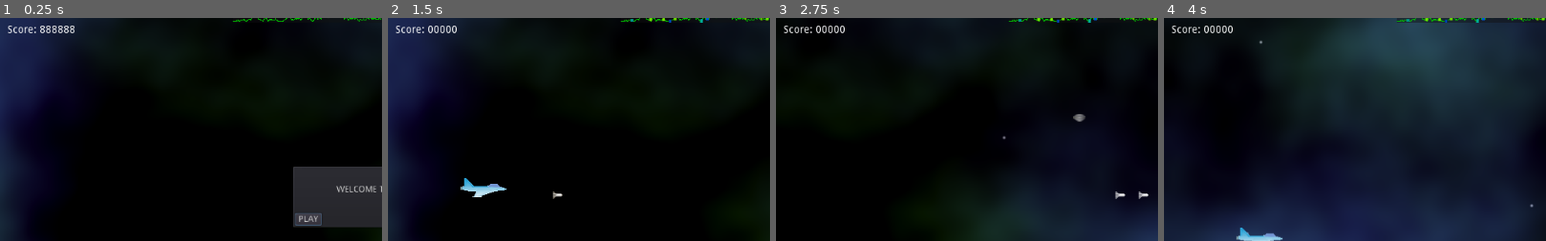
Above: before the commit, frames 1-4 (left to right).
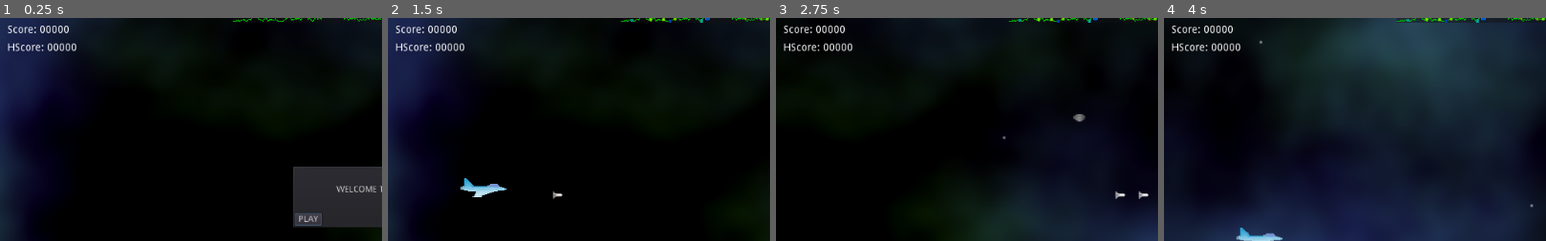
Above: after the commit, the same moments.

Repository: andrew-wilkes/godotia
Game: Godot game, scene res://scenes/Main.tscn
Same seed, same stepped clock (60 frames per second), same inputs: the game is played once before the commit and once after it.
Inputs:
- Up to frame 1 (0.25 s): no input
- Up to frame 2 (1.5 s): click "PLAY" at 0.5 s; tap Enter (ui_accept) at 1.25 s; hold Right (ui_right) from 1.28 s (still down)
- Up to frame 3 (2.75 s): tap Enter (ui_accept) at 1.52, 2.27 s; release Right (ui_right) at 2.03 s; hold Down (ui_down) from 2.03 s (still down)
- Up to frame 4 (4 s): release Down (ui_down) at 2.78 s; hold Right (ui_right) 2.78-3.53 s; hold Up (ui_up) from 3.53 s (still down); tap Enter (ui_accept) at 3.77 s
The pictures show only the part of the screen within x 0-50%, y 12-62%; the shares and areas given below are measured in that part.

The runs differ from the first frame. In frame 1, 0.5% of the frame differs, in the area x 2-20%, y 3-15%; in frame 2, 0.4%; in frame 3, 0.4%; in frame 4, 0.4%.

Commit message:
Add high score feature with save and load

Diff:
--- a/extentions/building.gd
+++ /dev/null
@@ -1,5 +0,0 @@
-extends Structure
-
-const tag = "building"
-
-export(float, EXP, 0, 10000, 10) var population = 100
--- a/extentions/energy_source.gd
+++ /dev/null
@@ -1,36 +0,0 @@
-extends Structure
-
-const tag = "energy_source"
-const CHARGING_RATE = 30
-
-export(float, EXP, 0, 10000, 10) var max_energy = 100 setget set_max_energy
-
-var energy  setget set_energy
-var charging = true
-
-func _ready():
-	set_energy(max_energy)
-
-
-func _process(delta):
-	if charging and energy < max_energy:
-		set_energy(energy + CHARGING_RATE * delta)
-
-
-func set_energy(value):
-	energy = clamp(value, 0, max_energy)
-	# Change the h value from 0.25 (Greenish) down to 0 (Red)
-	modulate = Color().from_hsv(energy / max_energy * 0.25, 1, 1)
-
-
-func set_max_energy(value):
-	energy = value
-	max_energy = value
-
-
-func get_energy_all_got(amount):
-	charging = false
-	set_energy(energy - amount)
-	if energy <= 0:
-		charging = true
-	return charging
--- a/scenes/Main.gd
+++ b/scenes/Main.gd
@@ -6,6 +6,8 @@
 const TEST_STRUCT = false
 const TEST_ENEMY = false
 const TEST_TARGET_INDEX = 17
+const FILE_NAME = "user://high-score.save"
+const PASSWORD = "dfdfhdfbh"
 
 var background : ParallaxBackground
 var sky: GSky
@@ -139,3 +141,17 @@
 	background.scroll_offset.x = scroll_position
 	sky_pos += delta
 	sky.set_offset(sky_pos)
+
+
+func save_high_score():
+	var file = File.new()
+	file.open_encrypted_with_pass(FILE_NAME, File.WRITE, PASSWORD)
+	file.store_var(stats.hscore)
+	file.close()
+
+
+func load_high_score():
+	var file = File.new()
+	if file.file_exists(FILE_NAME):
+		file.open_encrypted_with_pass(FILE_NAME, File.READ, PASSWORD)
+		stats.hscore = file.get_var()
--- a/scenes/Statistics.gd
+++ b/scenes/Statistics.gd
@@ -8,6 +8,7 @@
 var health setget _health
 var level setget _level
 var score setget _score
+var hscore = 0
 var population setget _population
 var time setget _time
 var energy setget _energy
@@ -20,6 +21,7 @@
 		health = $HBox/Left/Health,
 		level = $HBox/Left/Level,
 		score = $HBox/Left/Score,
+		hscore = $HBox/Left/HScore,
 		population = $HBox/Right/Pop,
 		time = $HBox/Right/Time,
 		energy = $HBox/Right/Energy
@@ -63,6 +65,9 @@
 func _score(n):
 	score = n
 	nodes.score.text = "Score: %05d" % n
+	if score > hscore:
+		hscore = score
+	nodes.hscore.text = "HScore: %05d" % hscore
 
 
 func _population(n):
--- a/scenes/Statistics.tscn
+++ b/scenes/Statistics.tscn
@@ -20,11 +20,11 @@
 margin_left = 10.0
 margin_top = 10.0
 margin_right = 1014.0
-margin_bottom = 95.0
+margin_bottom = 119.0
 
 [node name="Left" type="VBoxContainer" parent="HBox"]
 margin_right = 200.0
-margin_bottom = 85.0
+margin_bottom = 109.0
 rect_min_size = Vector2( 200, 0 )
 custom_constants/separation = 10
 
@@ -70,17 +70,23 @@
 margin_bottom = 85.0
 text = "Score: 888888"
 
+[node name="HScore" type="Label" parent="HBox/Left"]
+margin_top = 95.0
+margin_right = 200.0
+margin_bottom = 109.0
+text = "HScore: 888888"
+
 [node name="ColorRect" type="ColorRect" parent="HBox"]
 margin_left = 204.0
 margin_right = 800.0
-margin_bottom = 85.0
+margin_bottom = 109.0
 size_flags_horizontal = 3
 color = Color( 1, 1, 1, 0 )
 
 [node name="Right" type="VBoxContainer" parent="HBox"]
 margin_left = 804.0
 margin_right = 1004.0
-margin_bottom = 85.0
+margin_bottom = 109.0
 rect_min_size = Vector2( 200, 0 )
 custom_constants/separation = 10
 
--- a/states/game/game_idle.gd
+++ b/states/game/game_idle.gd
@@ -9,6 +9,8 @@
 		connect = g.ui.connect("play_game", self, "play_game")
 		connect = g.ui.connect("quit_game", self, "quit_game")
 	g.ui.pop_up_with_text("WELCOME TO GODOTIA!")
+	g.load_high_score()
+	g.stats.score = 0
 
 
 func play_game():
--- a/states/game/game_over.gd
+++ b/states/game/game_over.gd
@@ -12,3 +12,4 @@
 	g.map.player.queue_free()
 	print("Game over")
 	g.ui.pop_up_with_text("GAME OVER", true)
+	g.save_high_score()
Not shown, changed: .gitignore
